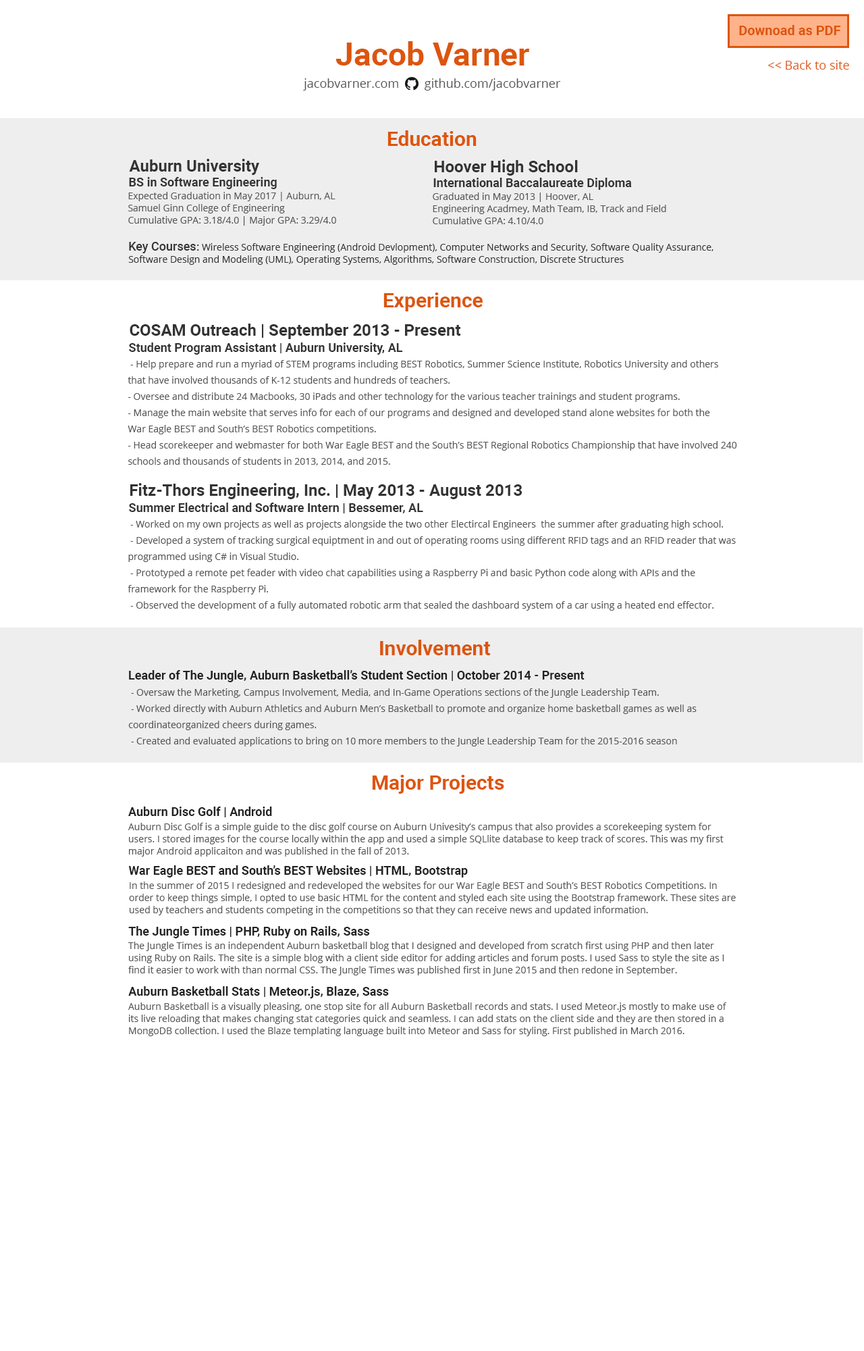
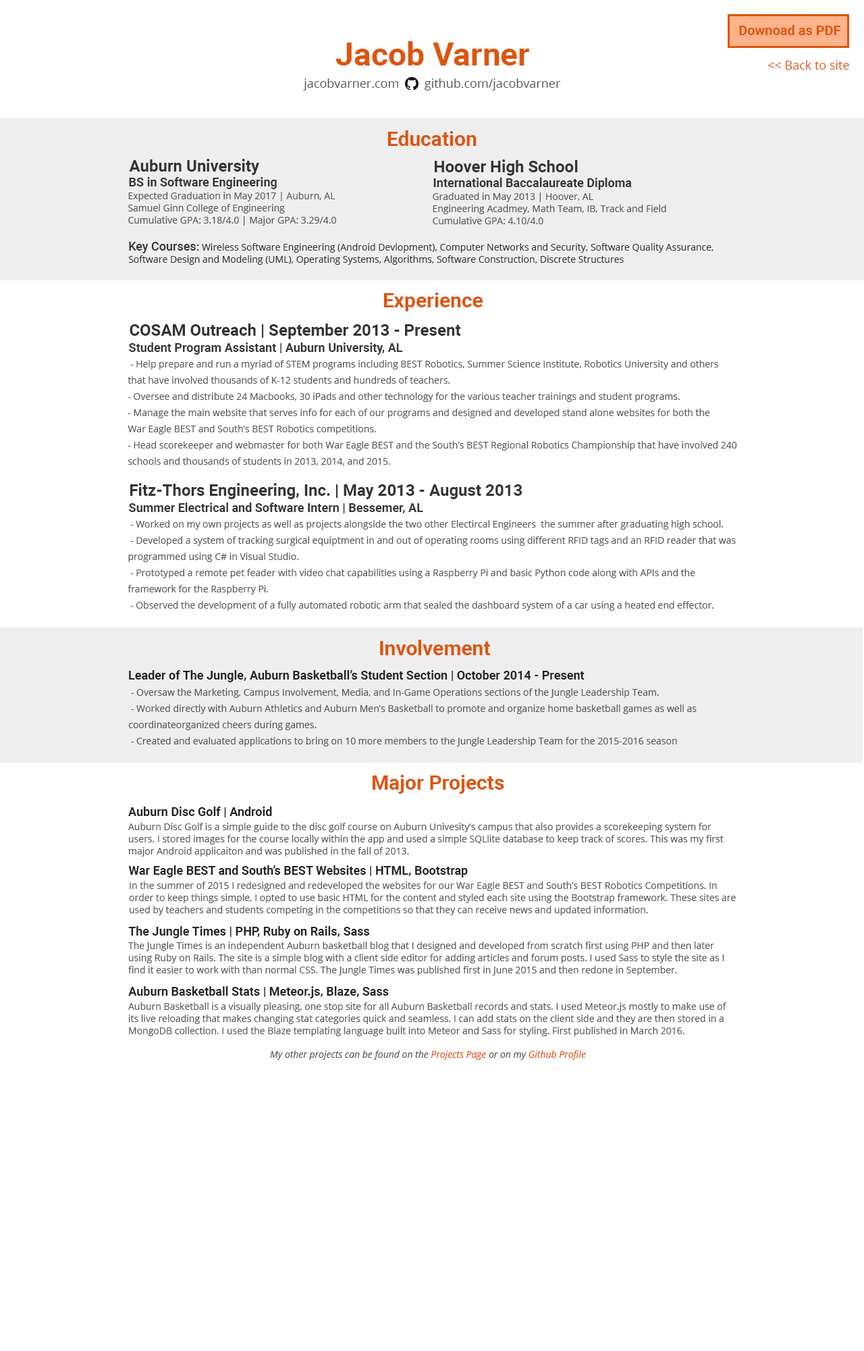
Revision of a layered 864×1351 image; what changed, layer by layer:
added layer "My other projects can be found on the Projects Page or on my Gi" above "Experience" over (270, 1050, 587, 1060)
